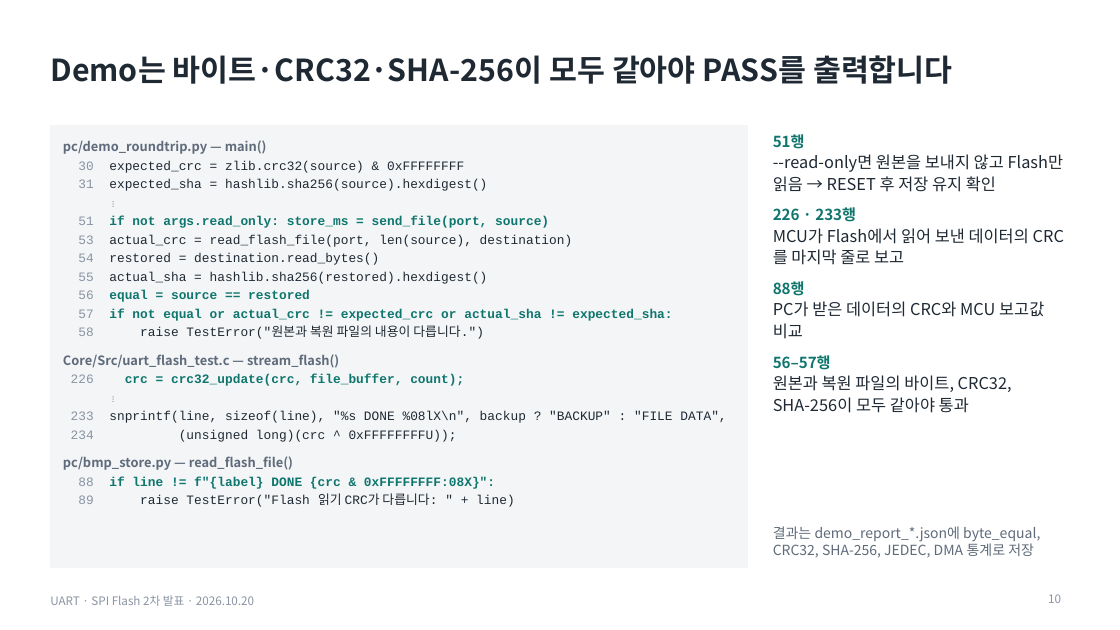
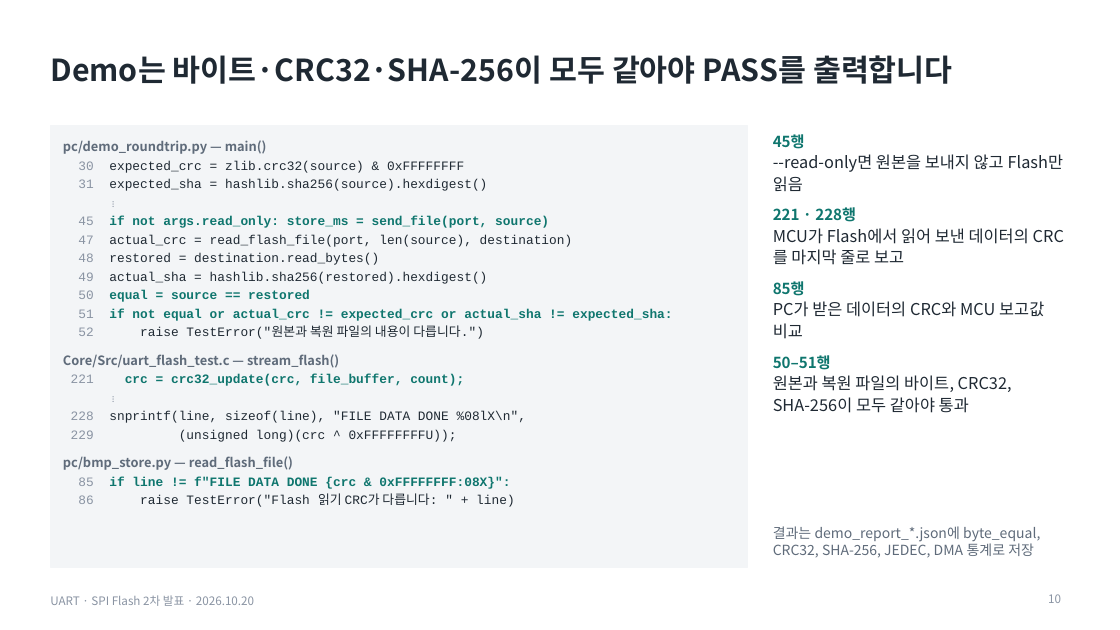
Before and after one commit to dazement/STM32-BMP-file-store-in-Flash-memory, a slide deck: slide 10 of presentation_oct20/output/UART_SPIFlash_2차발표_1020_코드검증.pptx. Drawn at 1120x630 pixels with LibreOffice and Linux fonts; fonts in the diff are those of the drawing. Boxes give left, top, right and bottom in pixels: in the first picture for what was removed or moved away, otherwise in the second. Text is boxed around its words. In the diff, an @@ line names an element or a change of style, - is before the commit and + after.

```diff
--- a/presentation_oct20/output/UART_SPIFlash_2차발표_1020_코드검증.pptx
+++ b/presentation_oct20/output/UART_SPIFlash_2차발표_1020_코드검증.pptx
@@ text at (773,134,1064,222): text changed @@
-51행
---read-only면 원본을 보내지 않고 Flash만 읽음 → RESET 후 저장 유지 확인
-226 · 233행
+45행
+--read-only면 원본을 보내지 않고 Flash만 읽음
+221 · 228행
@@ text at (78,216,672,339): text changed @@
-51 if not args.read_only: store_ms = send_file(port, source)
-53 actual_crc = read_flash_file(port, len(source), destination)
-54 restored = destination.read_bytes()
-55 actual_sha = hashlib.sha256(restored).hexdigest()
-56 equal = source == restored
-57 if not equal or actual_crc != expected_crc or actual_sha != expected_sha:
-58 raise TestError("원본과 복원 파일의 내용이 다릅니다.")
+45 if not args.read_only: store_ms = send_file(port, source)
+47 actual_crc = read_flash_file(port, len(source), destination)
+48 restored = destination.read_bytes()
+49 actual_sha = hashlib.sha256(restored).hexdigest()
+50 equal = source == restored
+51 if not equal or actual_crc != expected_crc or actual_sha != expected_sha:
+52 raise TestError("원본과 복원 파일의 내용이 다릅니다.")
@@ text at (773,281,805,296): text changed @@
-88행
+85행
@@ text at (773,355,831,370): text changed @@
-56–57행
+50–51행
@@ text at (71,374,464,386): text changed @@
-226 crc = crc32_update(crc, file_buffer, count);
+221 crc = crc32_update(crc, file_buffer, count);
@@ text at (71,411,526,442): text changed @@
-233 snprintf(line, sizeof(line), "%s DONE %08lX\n", backup ? "BACKUP" : "FILE DATA",
-234 (unsigned long)(crc ^ 0xFFFFFFFFU));
+228 snprintf(line, sizeof(line), "FILE DATA DONE %08lX\n",
+229 (unsigned long)(crc ^ 0xFFFFFFFFU));
@@ text at (78,477,515,507): text changed; bold on @@
-88 if line != f"{label} DONE {crc & 0xFFFFFFFF:08X}":
-89 raise TestError("Flash 읽기 CRC가 다릅니다: " + line)
+85 if line != f"FILE DATA DONE {crc & 0xFFFFFFFF:08X}":
+86 raise TestError("Flash 읽기 CRC가 다릅니다: " + line)
```
Also in this commit, not shown: 7 other slides changed, 3 slides added, 3 slides removed.
